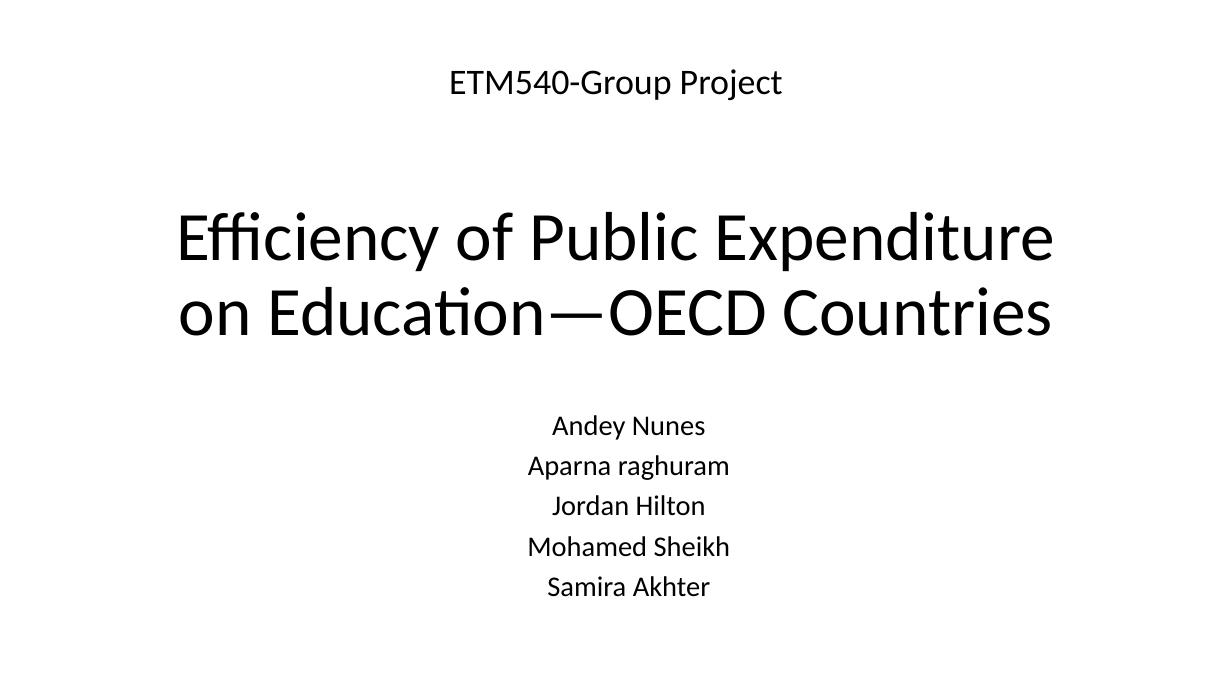
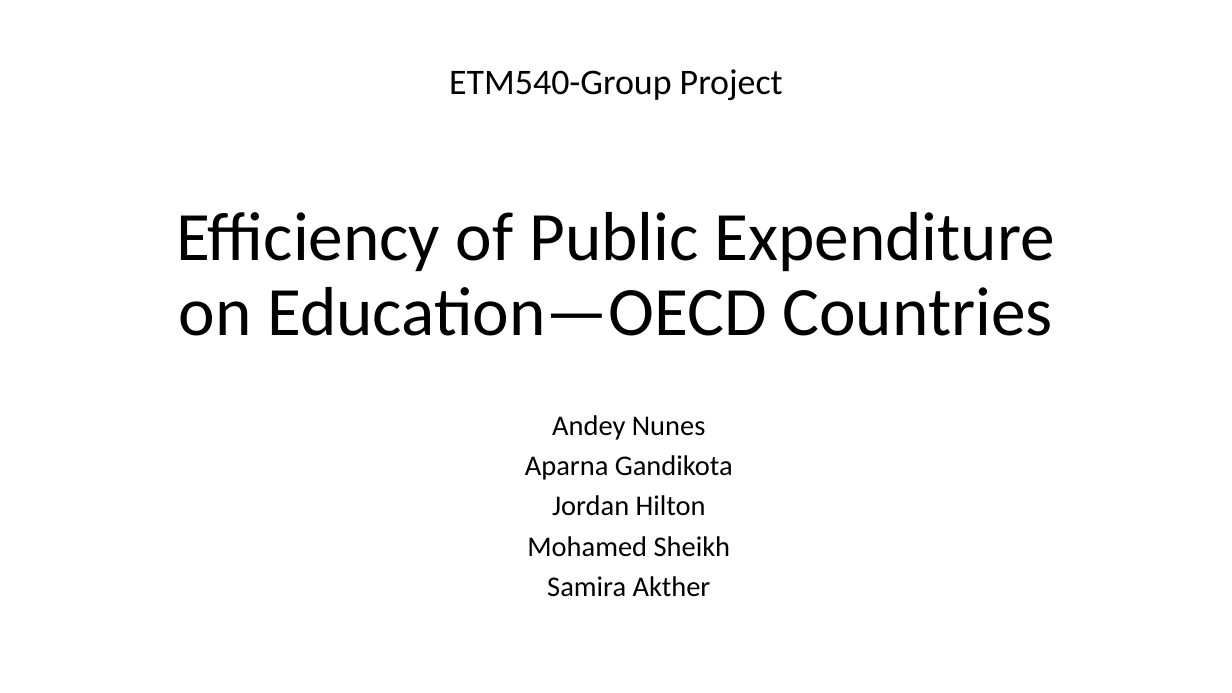
Before and after one commit to AndeyNunes/educationDEA, a slide deck: slide 1 of Project Presentation.pptx. Drawn at 1232x693 pixels with LibreOffice and Linux fonts; fonts in the diff are those of the drawing. Boxes give left, top, right and bottom in pixels: in the first picture for what was removed or moved away, otherwise in the second. Text is boxed around its words. In the diff, an @@ line names an element or a change of style, - is before the commit and + after.

Commit message:
one more change to the ppt

```diff
--- a/Project Presentation.pptx
+++ b/Project Presentation.pptx
@@ text at (525, 455, 733, 480): text changed @@
-Aparna raghuram
+Aparna Gandikota
@@ text at (547, 576, 711, 597): text changed @@
-Samira Akhter
+Samira Akther
```
Also in this commit, not shown: 1 other slide changed.
